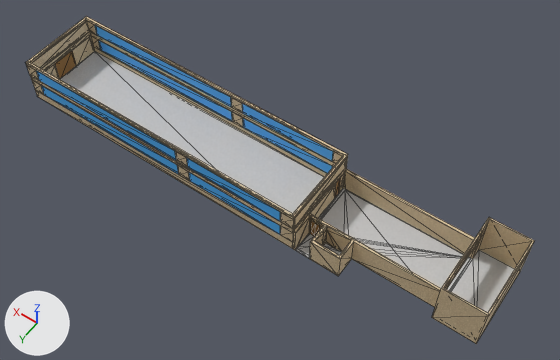
An edit to the glTF model src/assets/3d/solid/models/Pump_Station_1_expansion.glb, drawn before and after from the same camera.
Rendered twice from a camera (50 mm lens) standing at (-43.2, 52.2, 82.4) and looking at (-5.5, -0.6, -0.5). Lighting does not change. The marker at lower left points along +X, +Y and +Z. The older version comes first. Mesh edges are drawn as thin lines. Where no turn or scale is listed for an object, it has been applied to the vertices. Vertices at exactly the same position are counted once.

Objects in the first picture: 'Floor1'.
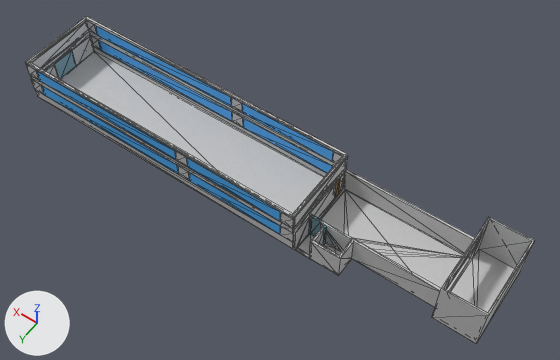
Location of each change, (x1, y1, x2, y2) in pixels of the pictures (560 x 360 px):
'Floor1', reshaped
    before: (26, 16, 534, 344)
    after: (26, 16, 534, 343)
part 1 of me_mesh_013, reshaped
    both: (295, 215, 352, 255)
part 2 of me_mesh_013, surface changed
    both: (26, 16, 534, 343)
part 3 of me_mesh_013, recoloured (brown to cyan)
    both: (55, 51, 76, 78)
part 4 of me_mesh_013, recoloured
    both: (26, 16, 534, 343)

What changed in the scene script:
```text
Add img_gate:
    img_gate = load_image('gate', '_unpacked/gate', 1024, 1024, 'sRGB')
Add mat_gate:
    mat_gate = principled_material('gate')
    mat_gate.texture = img_gate
    mat_gate.roughness = 0.553
Change me_mesh_013:
    used by ob_floor1; location = (0.0, 0.0, 0.0)
    remove me_mesh_013.from_pydata(...)  # 265 vertices, 767 faces; spans x -38.0..34.4, y -7.5..6.5, z -2.3..4.7
    add me_mesh_013.from_pydata(...)  # 255 vertices, 727 faces; spans x -38.0..34.4, y -7.5..6.5, z -2.3..4.7
    me_mesh_013 part 1
    10 vertices are removed from x -15.6..-13.2, y 2.9..4.0, z 0.9
    96 faces are deleted
    36 new faces join them, mat_ground (picture img_ground)
    20 new faces join them, mat_gate (picture img_gate)
    me_mesh_013 part 2: 675 kept faces spanning x -38.0..34.4, y -7.5..6.5, z -2.3..4.7 get new texture (UV) coordinates
    me_mesh_013 part 3: 12 faces spanning x 34.0..34.4, y -1.5..2.1, z -2.3..1.3 switch from mat_door (picture img_door) to mat_gate (picture img_gate)
    me_mesh_013 part 4: 528 faces spanning x -38.0..34.4, y -7.5..6.5, z -2.3..4.7 switch from mat_wall (picture img_wall1) to mat_ground (picture img_ground)
```
